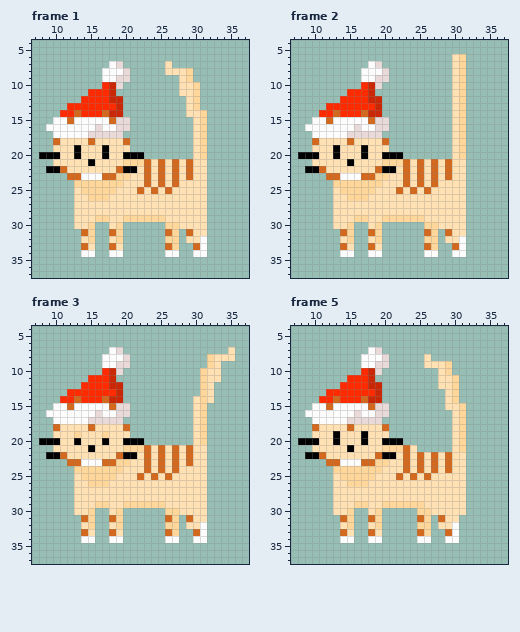
A animated GIF sprite gets an edit: src/assets/cat.gif. The picture above is the old version.
The file is 180x180 pixels, drawn in blocks of 4x4; one block is one cell here. Colours within 5 levels of each other are drawn and written as one. Shown: frame 1: x 7..37, y 4..37; frame 2: x 7..37, y 4..37; frame 3: x 7..37, y 4..37; frame 5: x 7..37, y 4..37. The commit also changed other frames, which this record leaves out.
The same view after the edit:
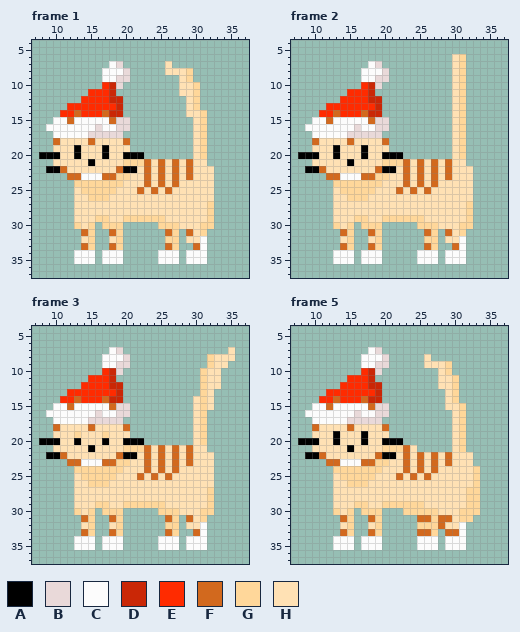
Palette (. is transparent): A #000000  B #e9d9d9  C #fcfcfc  D #ca2706  E #ff2b00  F #d2691e  G #ffd79a  H #ffe1b4
Diff:
--- frame 1
@@ x 7..37 @@
 21 ...HHHHHAHHHHGGGFHFHFHFHH......
-22 ..AAFHHHHHHHFAAHFHFHFHFHH......
-23 .....FFCCCFFGGHHFHFHFHFHH......
-24 ......GGGGGGGHHHFHFHFHHHH......
-25 ......HGGGGGHHHFHFHFHHHHH......
-26 ......HHGGGHHHHHHHHHHHHHH......
-27 ......HHHHHHHHHHHHHHHHHHH......
-28 ......HHHHHHHHHHHHHHHHHHH......
-29 ......HHHGGHHGGGGGGHHHHHH......
-30 ......HHG..HG......GGHHHH......
-31 .......FG..FG......FG.FHH......
+22 ..AAFHHHHHHHFAAHFHFHFHFHHH.....
+23 .....FFCCCFFGGHHFHFHFHFHHH.....
+24 ......GGGGGGGHHHFHFHFHHHHH.....
+25 ......HGGGGGHHHFHFHFHHHHHH.....
+26 ......HHGGGHHHHHHHHHHHHHHH.....
+27 ......HHHHHHHHHHHHHHHHHHHG.....
+28 ......HHHHHHHHHHHHHHHHHHHG.....
+29 ......HHHGGHHGGGGGGHHHHHHG.....
+30 ......GHG.GGG.....GGGHHHGG.....
+31 .......FG..FG......FG.FHG......
 32 .......HG..HG......GG.HHC......
-33 .......FH..FH......FG..FC......
-34 .......CC..CC......CC..CC......
-35 ...............................
+33 .......FG..FG......FG..FC......
+34 ......CCC.CCC.....CCC.CCC......
+35 ......CCC.CCC.....CCC.CCC......
 36 ...............................
--- frame 2: the same change as frame 1
--- frame 3
@@ x 30..36 @@
  8 ..GHHH.
- 9 ..GH...
+ 9 ..GHH..
 10 .GHH...
 11 .GHH...
-12 .GH....
+12 .GHH...
 13 .GH....
 14 HGH....
-15 HG.....
+15 HGH....
 16 HG.....
@@ x 7..37 @@
 21 ...HHHHHAHHHHGGGFHFHFHFHH......
-22 ..AAFHHHHHHHFAAHFHFHFHFHH......
-23 .....FFCCCFFGGHHFHFHFHFHH......
-24 ......GGGGGGGHHHFHFHFHHHH......
-25 ......HGGGGGHHHFHFHFHHHHH......
-26 ......HHGGGHHHHHHHHHHHHHH......
-27 ......HHHHHHHHHHHHHHHHHHH......
-28 ......HHHHHHHHHHHHHHHHHHH......
-29 ......HHHGGHHGGGGGGHHHHHH......
-30 ......HHG..HG......GGHHHH......
-31 .......FG..FG......FG.FHH......
+22 ..AAFHHHHHHHFAAHFHFHFHFHHH.....
+23 .....FFCCCFFGGHHFHFHFHFHHH.....
+24 ......GGGGGGGHHHFHFHFHHHHH.....
+25 ......HGGGGGHHHFHFHFHHHHHH.....
+26 ......HHGGGHHHHHHHHHHHHHHH.....
+27 ......HHHHHHHHHHHHHHHHHHHG.....
+28 ......HHHHHHHHHHHHHHHHHHHG.....
+29 ......HHHGGHHGGGGGGHHHHHHG.....
+30 ......GHG.GGG.....GGGHHHGG.....
+31 .......FG..FG......FG.FHG......
 32 .......HG..HG......GG.HHC......
-33 .......FH..FH......FG..FC......
-34 .......CC..CC......CC..CC......
-35 ...............................
+33 .......FG..FG......FG..FC......
+34 ......CCC.CCC.....CCC.CCC......
+35 ......CCC.CCC.....CCC.CCC......
 36 ...............................
--- frame 5
@@ x 7..37 @@
 21 ...HHHHHAHHHHGGGFH.....HG......
-22 ..AAFHHHHHHHFAAHFHFHFHFHH......
-23 .....FFCCCFFGGHHFHFHFHFHH......
-24 ......GGGGGGGHHHFHFHFHFHH......
-25 ......HGGGGGHHHFHFHFHHHHH......
-26 ......HHGGGHHHHHHHHHHHHHH......
-27 ......HHHHHHHHHHHHHHHHHHH......
-28 ......HHHHHHHHHHHHHHHHHHH......
-29 ......HHHGGHHGGGGGGHHHHHH......
-30 ......HHG..HG.....GGHHHHH......
-31 .......FG..FG.....FG.FHH.......
-32 .......HG..HG.....GG.HHC.......
-33 .......FH..FH.....FG..FC.......
-34 .......CC..CC.....CC..CC.......
-35 ...............................
+22 ..AAFHHHHHHHFAAHFHFHFHFHHH.....
+23 .....FFCCCFFGGHHFHFHFHFHHH.....
+24 ......GGGGGGGHHHFHFHFHHHHHG....
+25 ......HGGGGGHHHFHFHFHHHHHHG....
+26 ......HHGGGHHHHHHHHHHHHHHHG....
+27 ......HHHHHHHHHHHHHHHHHHHGG....
+28 ......HHHHHHHHHHHHHHHHHHHGG....
+29 ......HHHGGHHGGGGGGHHHHHHGG....
+30 ......GHG.GGG...GGGGGHHHGGG....
+31 .......FG..FG.....FFGFFHGG.....
+32 .......HG..HG.....GGGFHHC......
+33 .......FG..FG.....FFG.FFC......
+34 ......CCC.CCC.....CCC.CCC......
+35 ......CCC.CCC.....CCC.CCC......
 36 ...............................
